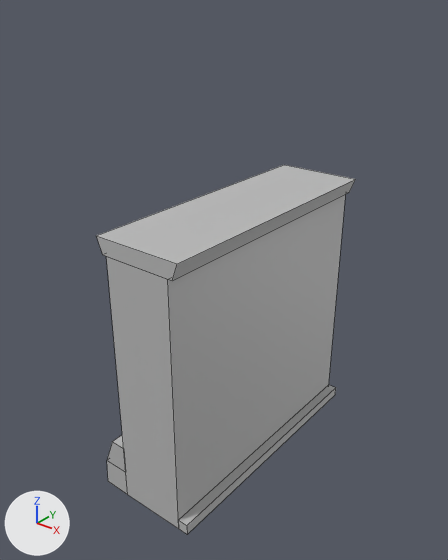
The FBX model Artists/Jac/SM_Wall.fbx, before and after one commit.
One viewpoint serves both versions: a 50 mm camera at (2.16, -3.21, 3.37) aimed at (-0.34, -0.08, 1.43). Every picture has the same lights, and +X, +Y and +Z are marked at lower left. Mesh edges are drawn as thin lines. Where no turn or scale is listed for an object, it has been applied to the vertices. Vertices at the same position are counted once.

The first picture shows 'SM_Wall'.
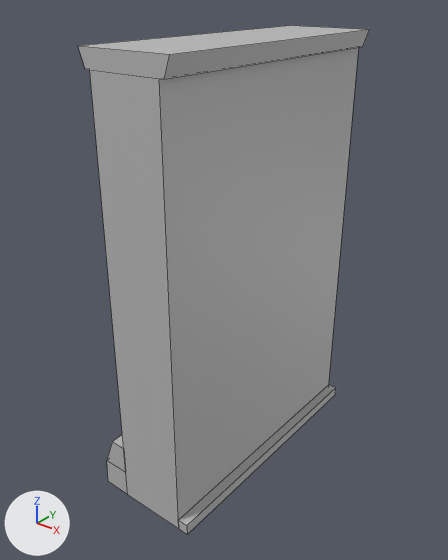
The newer file is also turned or shifted as a whole; pictures and numbers use the older file's frame.

Boxes [x1, y1, x2, y2] around the edits, measured in the pictures (448 x 560 px; the box of a moved part takes in the faces that stretch with it):
'SM_Wall', reshaped (13% wider, 38% taller)
    before: [97, 165, 356, 534]
    after: [78, 25, 370, 534]
part 1 of me_mesh, moved or reshaped
    before: [97, 165, 356, 281]
    after: [78, 25, 370, 79]
part 2 of me_mesh, moved or reshaped
    before: [106, 195, 345, 388]
    after: [90, 48, 358, 388]

The change, as a list of edits to the scene's bpy script:
```text
Change me_mesh:
    where me_mesh.from_pydata(...)  # 34 vertices, 28 faces; spans x -0.71..0.08, y -1.0..1.0, z 0.0..2.0
    used by ob_sm_wall; location = (0.0, 0.0, 0.0)
    before: 2 (-0.5, -1.0, 1.89) at pixel (106, 256), 3 (0.0, -1.0, 1.89) at pixel (167, 279), 4 (-0.5, 1.0, 1.89), 5 (0.0, 1.0, 1.89)
    me_mesh part 1: the loose piece of 8 vertices spanning x -0.58..0.08, y -1.0..1.0, z 1.89..2.0 is moved by (0.0, 0.0, 1.06)
    me_mesh part 2
    add for i in [*range(2, 6)]: me_mesh.vertices[i].co += Vector((0.0, 0.0, 1.06))
```
